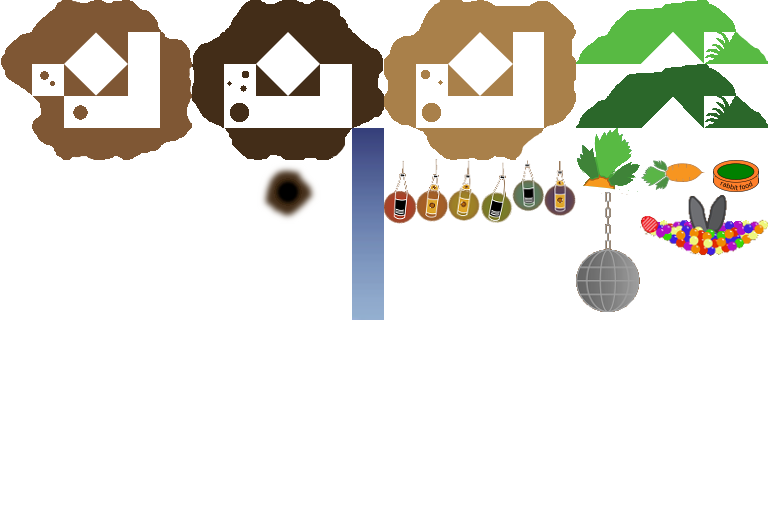
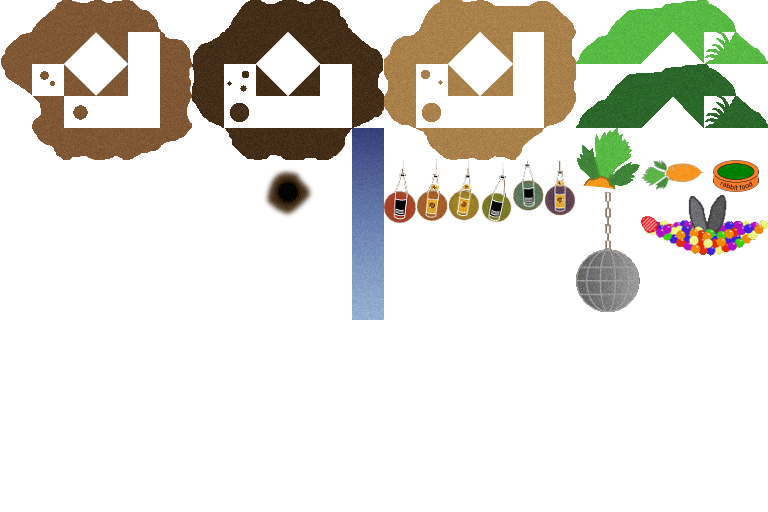
Before/after of a w=768, h=512 layered artwork. What changed in the layer stack:
renamed "napf" to "rabbit-cave.png", painted on it, masked it over [1, 0, 768, 320]
removed layer "Eingefügte Ebene" over [352, 128, 384, 320]
removed layer "schild" over [641, 160, 705, 190]
removed layer "lichterkette violett" over [544, 161, 576, 216]
removed layer "lichterkette blau" over [512, 160, 544, 212]
removed layer "lichterkette gruen" over [481, 162, 513, 223]
removed layer "lichterkette gelb" over [448, 160, 480, 221]
removed layer "lichterkette orange" over [416, 159, 448, 222]
removed layer "lichterkette rot" over [384, 160, 416, 224]
removed layer "baellebad" over [640, 195, 768, 256]
removed layer "diskokugel" over [576, 192, 640, 312]
removed layer "karotte" over [577, 128, 640, 192]
removed layer "gras dunkel" over [576, 64, 768, 128]
removed layer "gras hell" over [576, 0, 768, 64]
removed layer "sand" over [384, 0, 576, 160]
removed layer "loch" over [259, 164, 318, 222]
removed layer "grund" over [192, 0, 384, 160]
removed layer "boden" over [1, 0, 192, 160]
